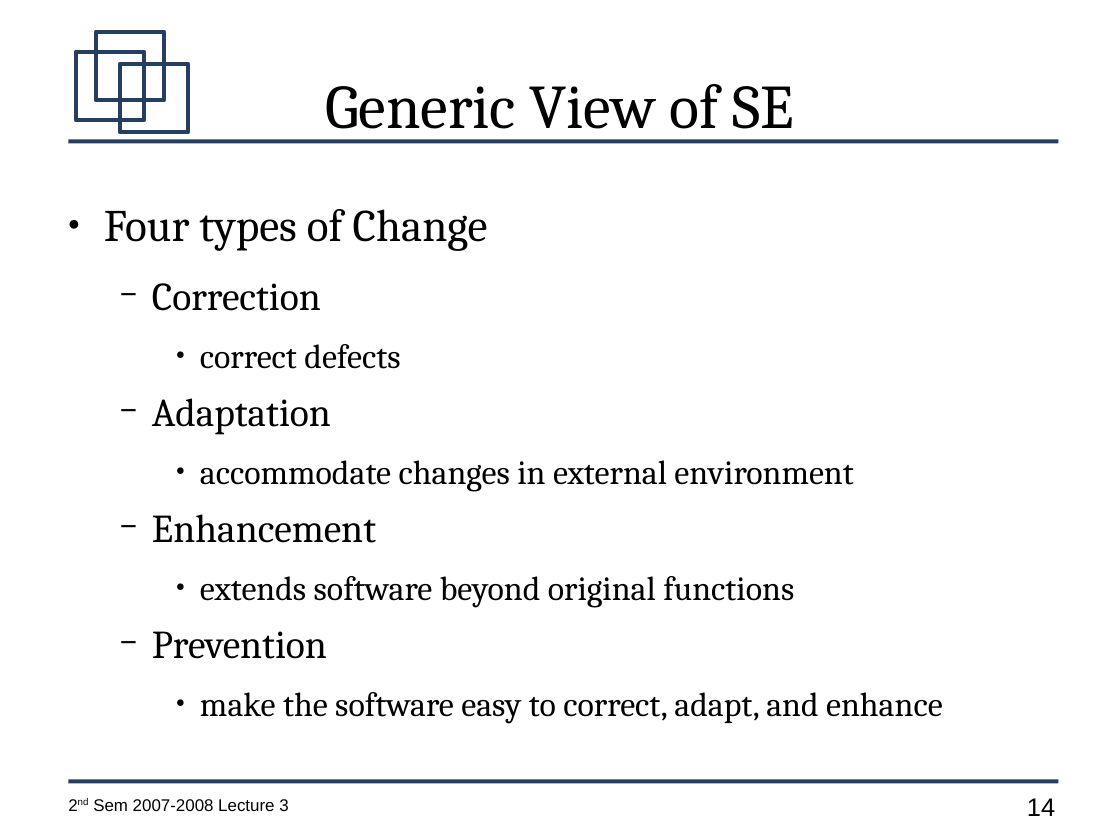
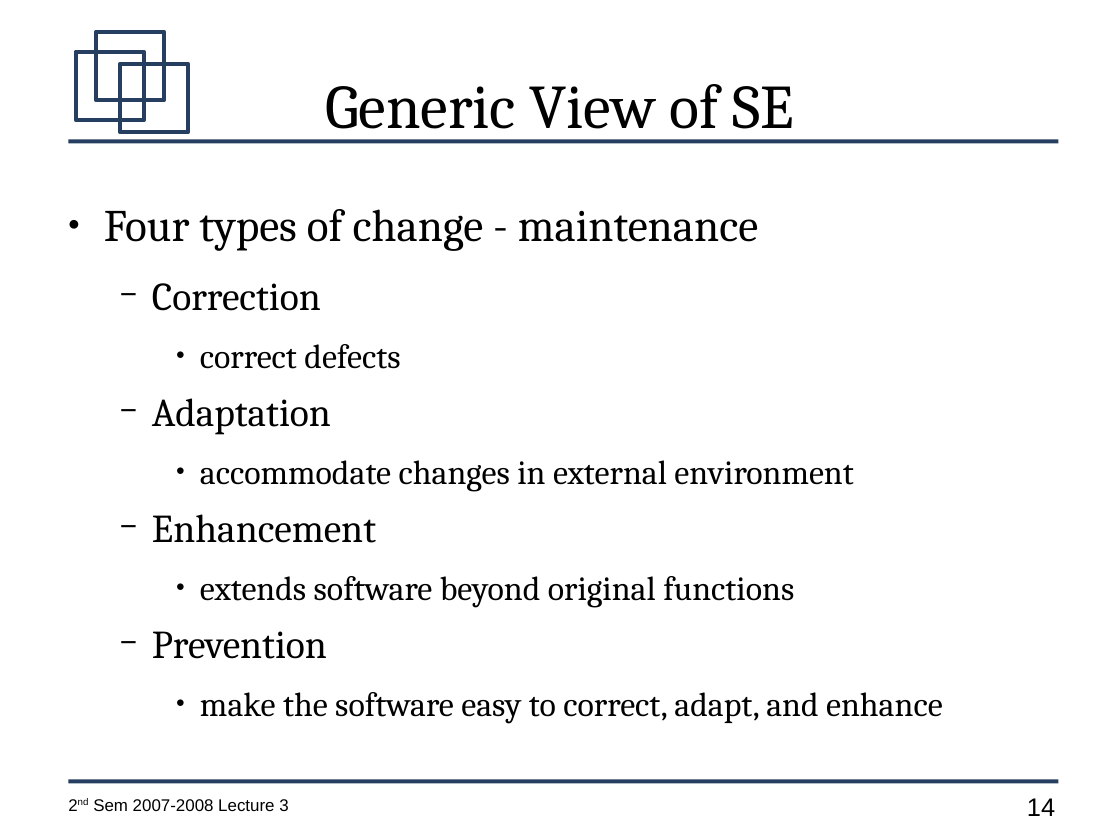
Before and after one commit to jachermocilla/jach-homepage, a slide deck: slide 14 of CMSC128-2nd-Sem-2007-L3.odp. Drawn at 1120x840 pixels with LibreOffice and Linux fonts; fonts in the diff are those of the drawing. Boxes give left, top, right and bottom in pixels: in the first picture for what was removed or moved away, otherwise in the second. Text is boxed around its words. In the diff, an @@ line names an element or a change of style, - is before the commit and + after.

```diff
--- a/CMSC128-2nd-Sem-2007-L3.odp
+++ b/CMSC128-2nd-Sem-2007-L3.odp
@@ text at bbox=[104, 209, 758, 251]: text changed @@
-● Four types of Change
+● Four types of change - maintenance
```
Also in this commit, not shown: 3 other slides changed, 7 slides added.
